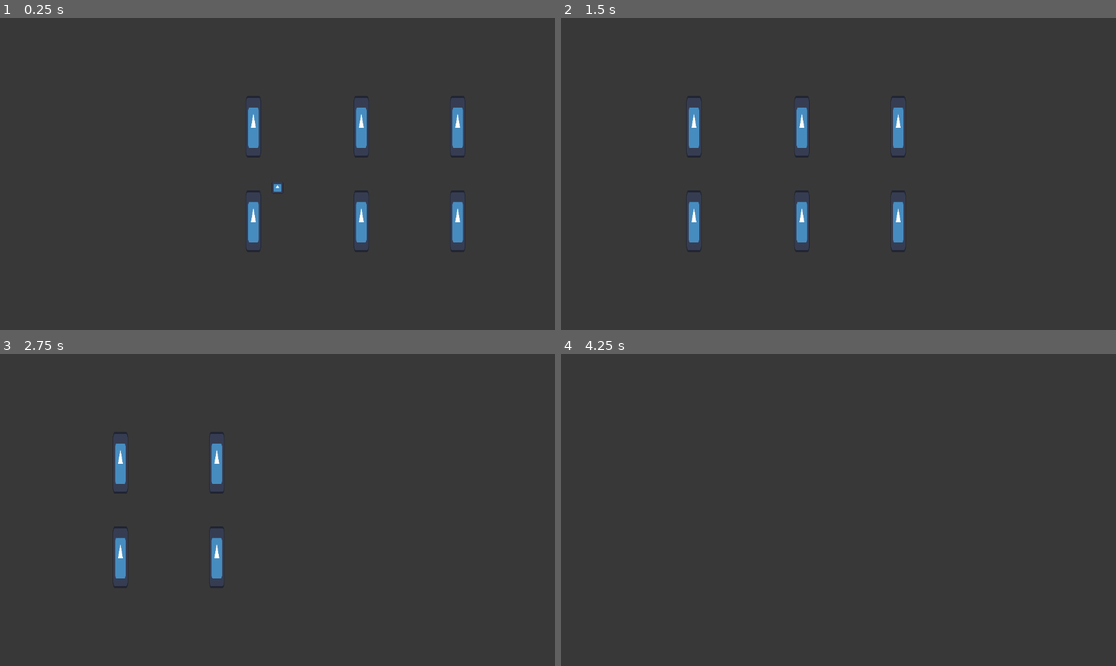
Above: before the commit, frames 1-4 (two rows, left to right).
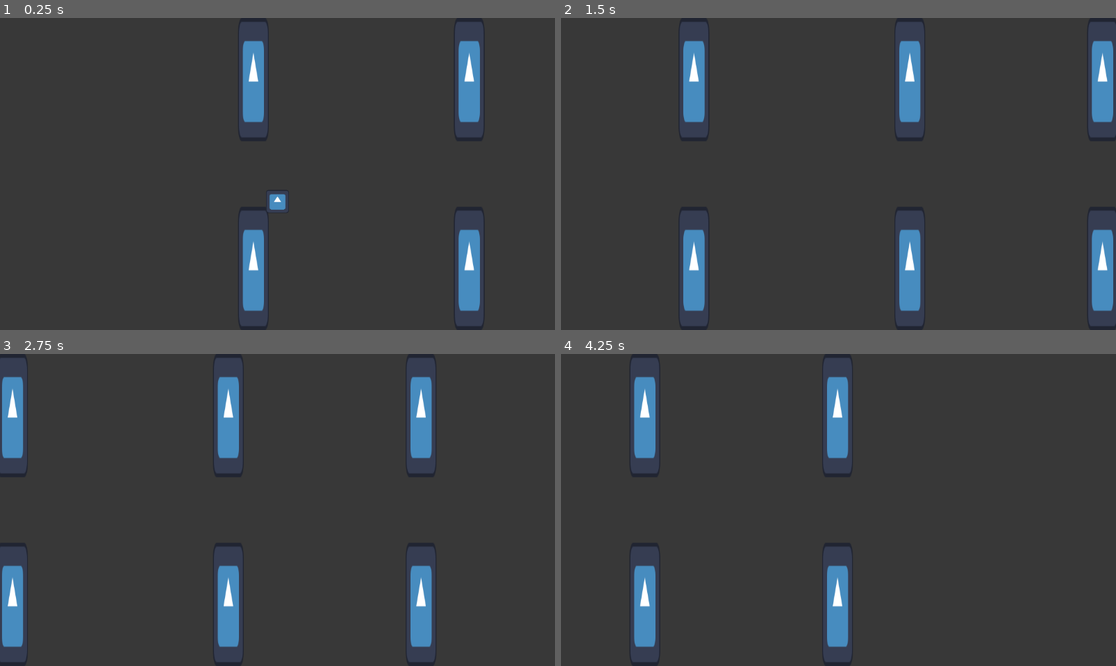
Above: after the commit, the same moments.

Repository: FennecKii/flappy-birb
Game: Godot game, scene res://main.tscn
Same seed, same stepped clock (60 frames per second), same inputs: the game is played once before the commit and once after it. The project has no main scene, so this scene is started directly. The engine's default icon, where the game draws it, is replaced by a stand-in: a white triangle on a blue panel in a dark square.
Inputs:
- Up to frame 1 (0.25 s): no input
- Up to frame 2 (1.5 s): tap Space (Jump) at 0.77 s
- Up to frame 3 (2.75 s): tap Space (Jump) at 1.52 s
- Up to frame 4 (4.25 s): tap Space (Jump) at 3.02, 3.77 s

The runs differ from the first frame. In frame 1, 9.1% of the frame differs, in the area x 43-88%, y 1-99%; in frame 2, 12%, in the area x 21-100%, y 1-99%; in frame 3, 12%; in frame 4, 7.5%.

Commit message:
Small tweaks
- Zoomed camera in
- Decreased speed of tubes

Diff:
--- a/main.tscn
+++ b/main.tscn
@@ -14,6 +14,7 @@
 script = ExtResource("1_h2yge")
 
 [node name="GameCamera" type="Camera2D" parent="."]
+zoom = Vector2(2, 2)
 
 [node name="ThingTopBound" type="StaticBody2D" parent="."]
 collision_layer = 4
--- a/tube.gd
+++ b/tube.gd
@@ -1,6 +1,6 @@
 extends Node2D
 
-var SPEED: float = 200.0
+var SPEED: float = 100.0
 
 signal kill_thing
 
